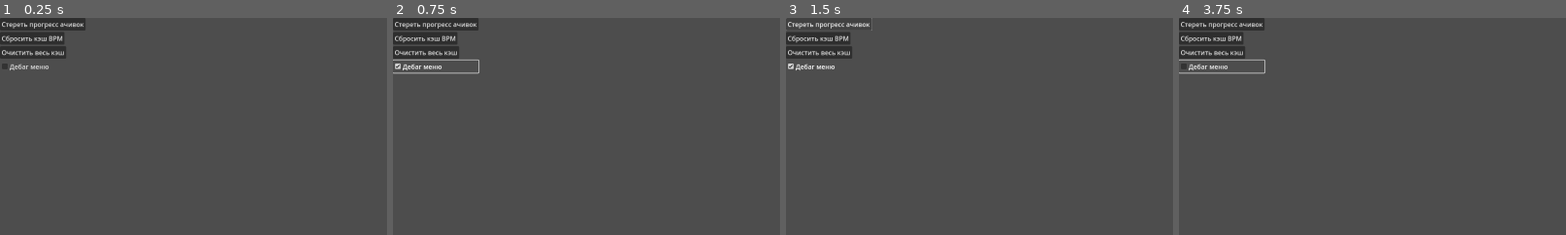
Above: before the commit, frames 1-4 (left to right).
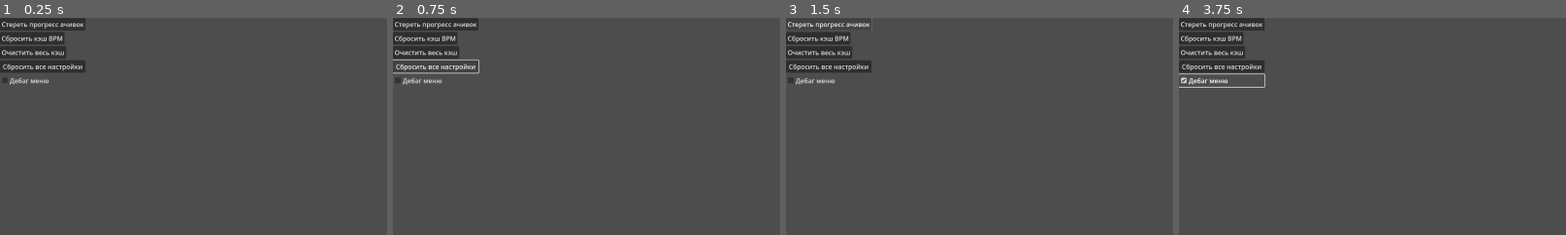
Above: after the commit, the same moments.

Repository: abletoburntheweb/RhythmFall
Game: Godot game, scene res://scenes/settings_menu/tabs/misc_tab.tscn
Two runs of this game, one before a commit and one after it. Both use one fixed random seed, a clock stepped at 60 frames per second and the inputs below. This scene is started directly instead of the project's main scene.
Inputs (mouse positions are % of the whole screen's width and height, from its top left):
- Up to frame 1 (0.25 s): no input
- Up to frame 2 (0.75 s): click (6, 11) at 0.5 s, where only the run after the commit has a clickable "Сбросить все настройки"
- Up to frame 3 (1.5 s): click "Стереть прогресс ачивок" at 1.25 s
- Up to frame 4 (3.75 s): click "Сбросить кэш BPM" at 2 s; click "Очистить весь кэш" at 2.75 s; click "Дебаг меню" at 3.5 s
The pictures show only the part of the screen within x 0-50%, y 0-50%; the shares and areas given below are measured in that part.

The runs differ from the first frame. In frame 1, 1.2% of the frame differs, in the area x 0-23%, y 19-31%; in frame 2, 0.5%; in frame 3, 1.3%; in frame 4, 1.8%, in the area x 0-23%, y 19-33%.

Commit message:
add reset all settings button

Diff:
--- a/logic/settings_manager.gd
+++ b/logic/settings_manager.gd
@@ -263,3 +263,26 @@
 		printerr("SettingsManager: _get_key_string_from_scancode: Неизвестный scancode ", scancode)
 		return "Key" + str(scancode)
 	return key_string
+func reset_all_settings():
+	var current_controls = settings.get("controls_keymap", {}).duplicate(true)
+
+	settings = default_settings.duplicate(true)
+
+	if not current_controls.is_empty():
+		settings["controls_keymap"] = current_controls
+
+	_apply_reset_settings()
+	_save_settings()
+	print("SettingsManager: Все настройки сброшены к значениям по умолчанию")
+
+func _apply_reset_settings():
+	DisplayServer.window_set_mode(DisplayServer.WINDOW_MODE_FULLSCREEN if settings.get("fullscreen", false) else DisplayServer.WINDOW_MODE_WINDOWED)
+
+	if not settings.get("fullscreen", false):
+		DisplayServer.window_set_size(Vector2i(1920, 1080))
+		DisplayServer.window_set_flag(DisplayServer.WINDOW_FLAG_RESIZE_DISABLED, true)
+		var screen_size = DisplayServer.screen_get_size()
+		var window_size = Vector2i(1920, 1080)
+		DisplayServer.window_set_position((screen_size - window_size) / 2)
+
+	print("SettingsManager: Сброшенные настройки применены к системе")
--- a/scenes/settings_menu/tabs/misc_tab.gd
+++ b/scenes/settings_menu/tabs/misc_tab.gd
@@ -8,10 +8,12 @@
 var player_data_manager = null
 var achievement_manager = null
 
-@onready var debug_menu_checkbox: CheckBox = $ContentVBox/DebugMenuCheckBox
+
 @onready var clear_achievements_button: Button = $ContentVBox/ClearAchievementsButton
 @onready var reset_bpm_batch_button: Button = $ContentVBox/ResetBPMBatchButton
 @onready var clear_all_cache_button: Button = $ContentVBox/ClearAllCacheButton
+@onready var reset_all_settings_button: Button = $ContentVBox/ResetAllSettingsButton
+@onready var debug_menu_checkbox: CheckBox = $ContentVBox/DebugMenuCheckBox
 
 func _ready():
 	print("MiscTab.gd: _ready вызван.")
@@ -25,14 +27,16 @@
 	_apply_initial_settings()
 
 func _connect_signals():
-	if debug_menu_checkbox:
-		debug_menu_checkbox.toggled.connect(_on_debug_menu_toggled)
 	if clear_achievements_button:
 		clear_achievements_button.pressed.connect(_on_clear_achievements_pressed)
 	if reset_bpm_batch_button:
 		reset_bpm_batch_button.pressed.connect(_on_reset_bpm_batch_pressed)
 	if clear_all_cache_button:
 		clear_all_cache_button.pressed.connect(_on_clear_all_cache_pressed)
+	if reset_all_settings_button:
+		reset_all_settings_button.pressed.connect(_on_reset_all_settings_pressed)
+	if debug_menu_checkbox:
+		debug_menu_checkbox.toggled.connect(_on_debug_menu_toggled)
 
 func _apply_initial_settings():
 	if settings_manager:
@@ -84,3 +88,13 @@
 		emit_signal("settings_changed")
 	else:
 		printerr("MiscTab.gd: song_metadata_manager не установлен, невозможно очистить кэш.")
+
+func _on_reset_all_settings_pressed():
+	print("MiscTab.gd: Запрос на сброс всех настроек.")
+	if settings_manager:
+		settings_manager.reset_all_settings()
+		_apply_initial_settings()
+		emit_signal("settings_changed")
+		print("MiscTab.gd: Все настройки сброшены к значениям по умолчанию.")
+	else:
+		printerr("MiscTab.gd: settings_manager не установлен, невозможно сбросить настройки!")
--- a/scenes/settings_menu/tabs/misc_tab.tscn
+++ b/scenes/settings_menu/tabs/misc_tab.tscn
@@ -37,6 +37,11 @@
 size_flags_horizontal = 0
 text = "Очистить весь кэш"
 
+[node name="ResetAllSettingsButton" type="Button" parent="ContentVBox"]
+custom_minimum_size = Vector2(0, 31)
+layout_mode = 2
+text = "Сбросить все настройки"
+
 [node name="DebugMenuCheckBox" type="CheckBox" parent="ContentVBox"]
 layout_mode = 2
 text = "Дебаг меню"
--- a/scenes/song_select/song_select.tscn
+++ b/scenes/song_select/song_select.tscn
@@ -88,7 +88,6 @@
 expand_mode = 1
 
 [node name="TitleLabel" type="Label" parent="MainVBox/ContentHBox/DetailsVBox"]
-custom_minimum_size = Vector2(400, 23)
 layout_mode = 2
 text = "Название"
 autowrap_mode = 2
